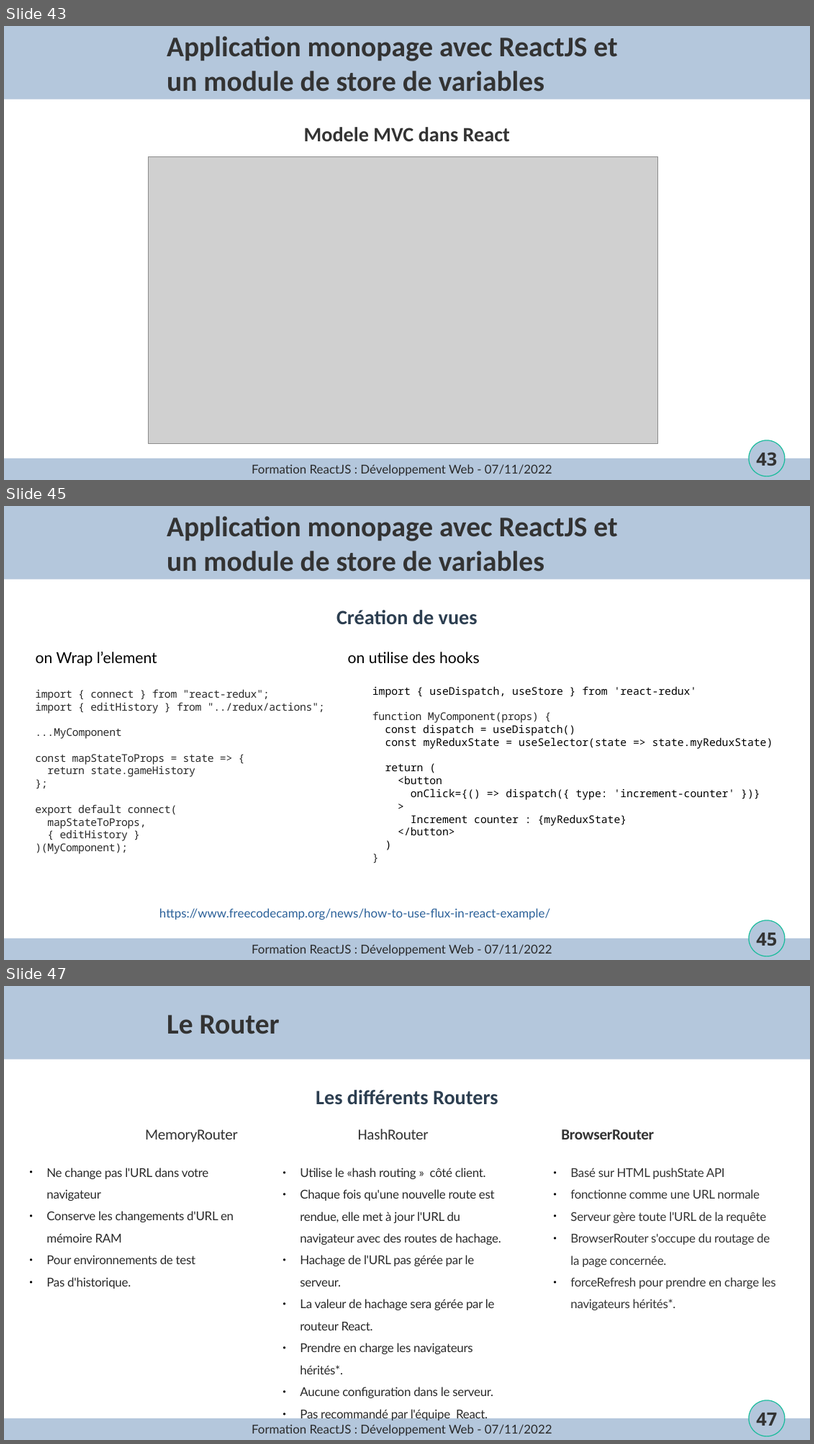
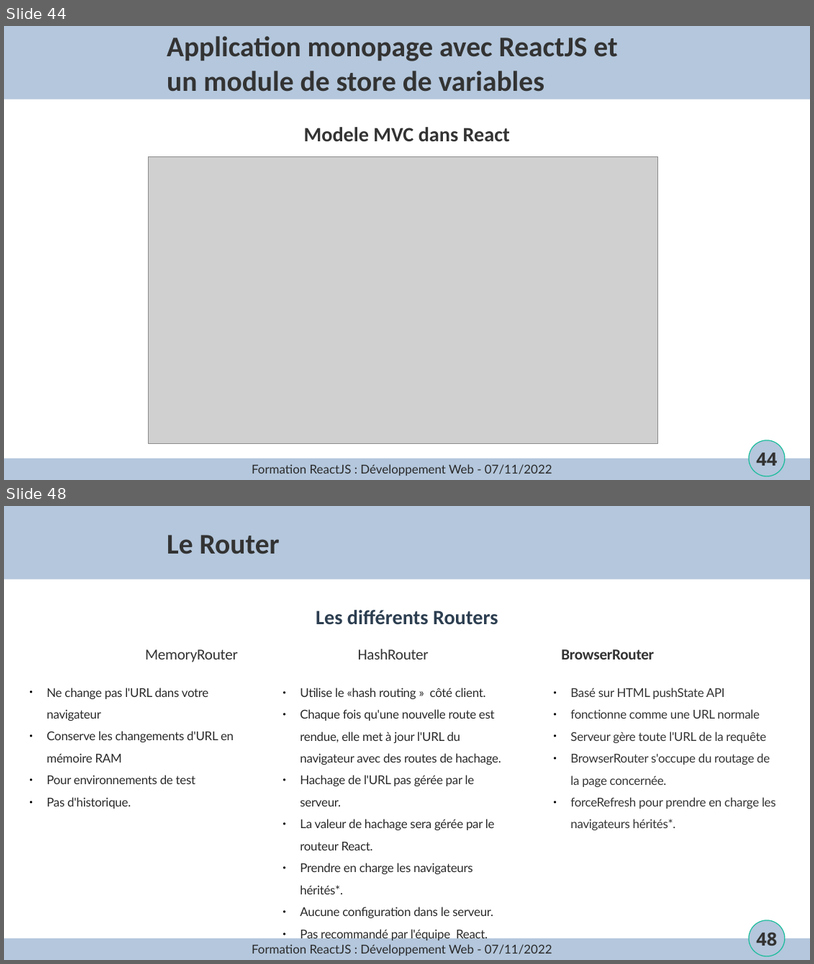
Before and after one commit to joselegitan/formation-react, a slide deck: cours.odp. Shown one above the other, each under a label of ours: slides 43, 45 and 47 before the commit, slides 44 and 48 after it; the slides between them are not shown. The pictures are 814x1444 and 814x964 pixels, drawn with LibreOffice and Linux fonts; fonts in the diff are those of the drawing; grey boxes stand for pictures; background and template pictures are left out. Boxes give left, top, right and bottom in pixels: in the first picture for what was removed or moved away, otherwise in the second. Text is boxed around its words. In the diff, an @@ line names an element or a change of style, - is before the commit and + after.

```diff
--- a/cours.odp
+++ b/cours.odp
@@ slide 45 removed at [4,506,810,960], background #FFFFFF; not listed: 4 template elements that a slide beside it also shows @@
@@ title removed at [167,516,617,572] @@
-Application monopage avec ReactJS et
-un module de store de variables
@@ text removed at [337,610,478,624] @@
-Création de vues
@@ text removed at [36,651,480,666] @@
-on Wrap l’element on utilise des hooks
@@ text removed at [35,689,325,854] @@
-import { connect } from "react-redux";
-import { editHistory } from "../redux/actions";
-...MyComponent
-const mapStateToProps = state => {
-return state.gameHistory
-};
-export default connect(
-mapStateToProps,
-{ editHistory }
-)(MyComponent);
@@ text removed at [373,686,774,835] @@
-import { useDispatch, useStore } from 'react-redux'
-function MyComponent(props) {
-const dispatch = useDispatch()
-const myReduxState = useSelector(state => state.myReduxState)
-return (
-<button
-onClick={() => dispatch({ type: 'increment-counter' })}
->
-Increment counter : {myReduxState}
-</button>
-)
-}
@@ text removed at [160,908,550,919] @@
-https://www.freecodecamp.org/news/how-to-use-flux-in-react-example/
@@ text removed at [252,944,553,955] @@
-Formation ReactJS : Développement Web - 07/11/2022
@@ what was slide 43 is now slide 44 @@
@@ page number at [756,452,777,465]: text changed @@
-43
+44
@@ what was slide 47 is now slide 48 @@
@@ page number at [756,932,777,945]: text changed @@
-47
+48
```
Also in this commit, not shown: 4 slides changed, 3 slides added, 1 other slide removed, 4 other files.
